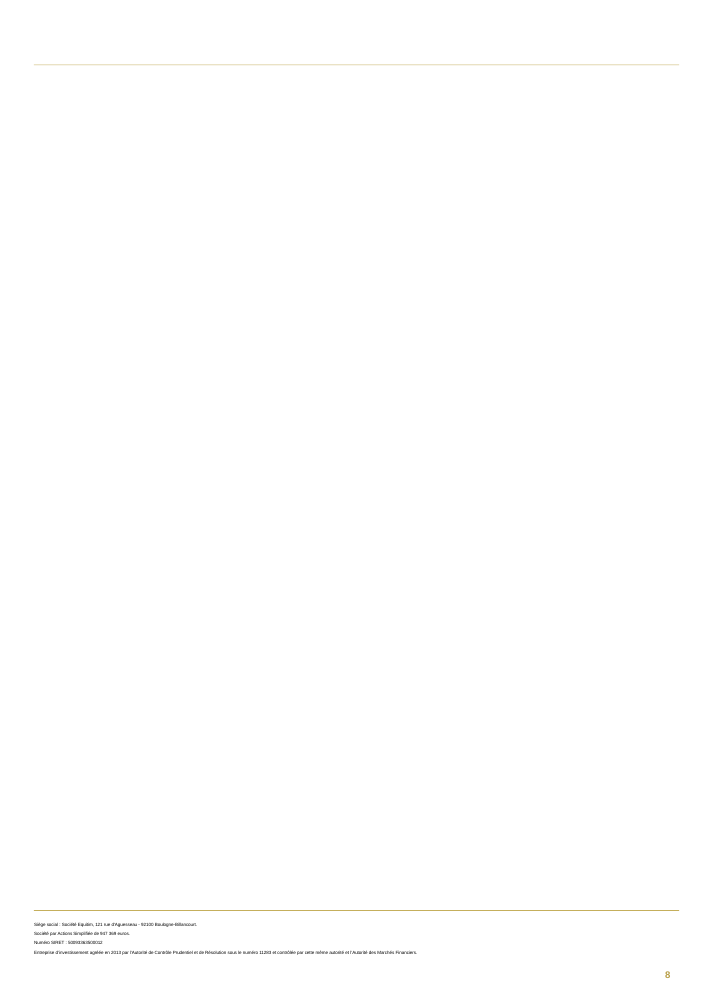
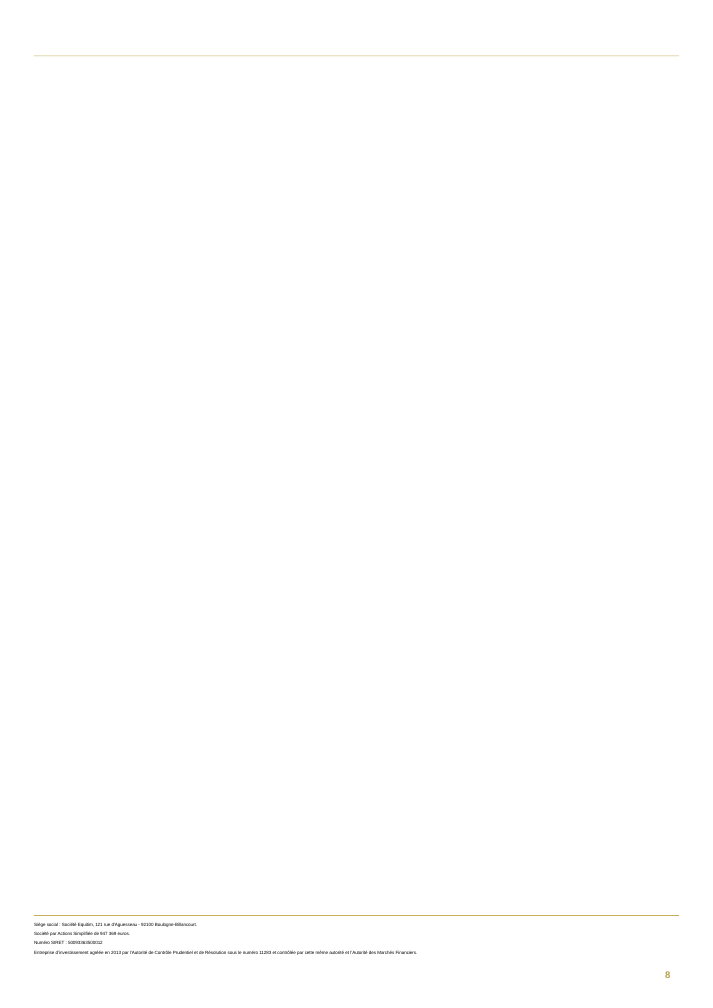
Before and after one commit to guillaumejacquin/Moulinette_Brochure_Equitim, a slide deck: slide 8 of result/guigui- FR001400B4A4result.pptx. Drawn at 713x1008 pixels with LibreOffice and Linux fonts; fonts in the diff are those of the drawing; background and template pictures are left out. Boxes give left, top, right and bottom in pixels: in the first picture for what was removed or moved away, otherwise in the second. Text is boxed around its words. In the diff, an @@ line names an element or a change of style, - is before the commit and + after.

```diff
--- a/result/guigui- FR001400B4A4result.pptx
+++ b/result/guigui- FR001400B4A4result.pptx
@@ rectangle: place and size @@
-rectangle at box(34, 65, 679, 66)
+rectangle at box(34, 55, 679, 56)
@@ rectangle removed at box(34, 910, 679, 911) @@
@@ rectangle added at box(34, 916, 679, 916), fill #C5AF5C @@
```
Also in this commit, not shown: 7 other slides changed, 19 other files.
